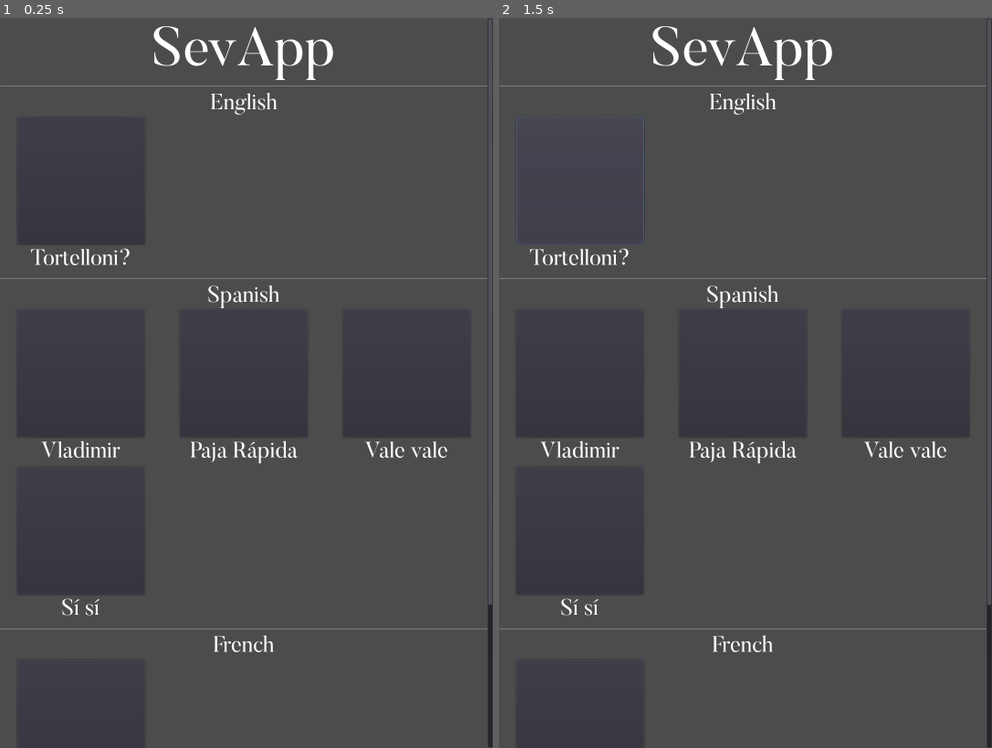
Above: before the commit, frames 1-2 (left to right).
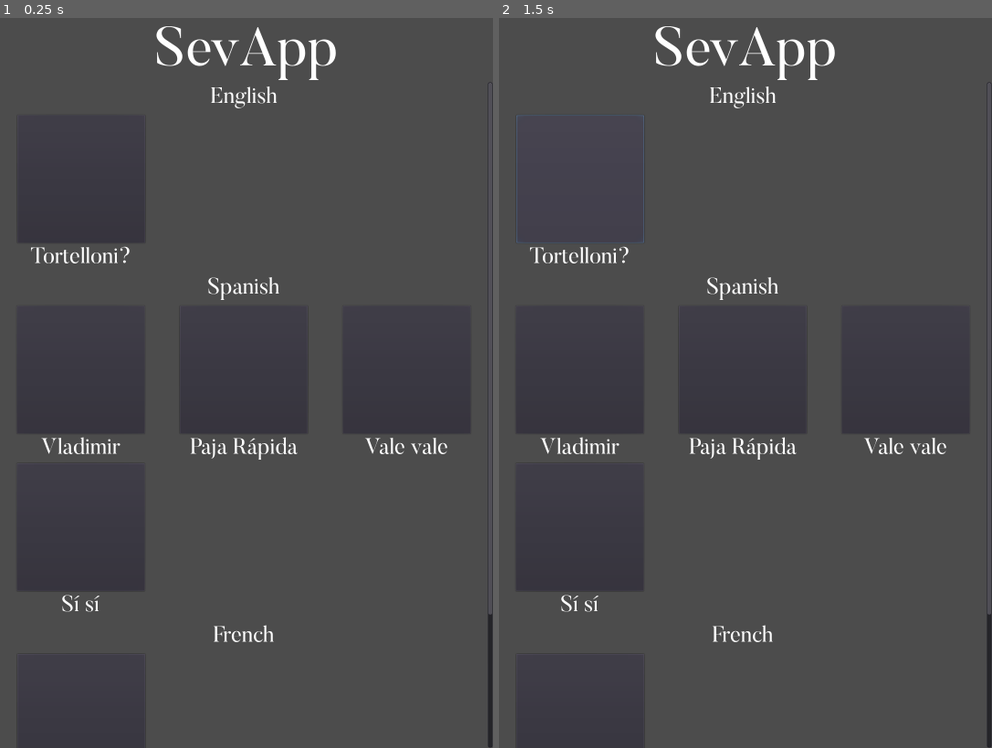
Above: after the commit, the same moments.

Repository: PKGaspi/SevApp
Game: Godot game, scene res://src/Main.tscn
Same seed, same stepped clock (60 frames per second), same inputs: the game is played once before the commit and once after it.
Inputs (mouse positions are in pixels of both pictures, inside the frame that each line leads up to):
- Up to frame 1 (0.25 s): no input
- Up to frame 2 (1.5 s): click (577, 178) at 0.52 s; click (577, 178) at 1.27 s

The runs differ from the first frame. In frame 1, 2.4% of the frame differs, in the area x 0-100%, y 0-87%; in frame 2, 2.4%.

Commit message:
Rearranged nodes

Diff:
--- a/project.godot
+++ b/project.godot
@@ -22,6 +22,7 @@
 
 config/name="SevApp"
 run/main_scene="res://src/Main.tscn"
+boot_splash/image="res://icon.png"
 config/icon="res://icon.png"
 
 [autoload]
--- a/src/Main.gd
+++ b/src/Main.gd
@@ -6,7 +6,8 @@
 const SOUNDS_PATH = "res://res/sounds"
 
 
-onready var _buttons_containers_node = $ScrollContainer/VBoxContainer
+onready var _buttons_containers_node = $VBoxContainer/ScrollContainer/VBoxContainer
+onready var _scroll_container_node = $VBoxContainer/ScrollContainer
 
 
 func _ready() -> void:
@@ -40,20 +41,24 @@
 		container.sort_custom(self, "sorter")
 		# Create a new container for this language
 		var vbox = VBoxContainer.new()
+		vbox.name = "%sVBoxContainer" % global.language_names[i]
+		var margin = MarginContainer.new()
+		margin.add_constant_override("margin_bottom", 10)
+		margin.add_constant_override("margin_top", 10)
+		margin.name = "LanguageMarginContainer"
 		var label = Label.new()
 		label.text = global.language_names[i]
 		label.add_font_override("font", FONT)
 		label.valign = Label.VALIGN_CENTER
 		label.align = Label.ALIGN_CENTER
-		var separator = HSeparator.new()
-		separator.add_constant_override("separation", 20)
+		label.name = "LanguageLabel"
 		var grid = GridContainer.new()
 		grid.columns = 3
-		grid.name = global.language_names[i]
+		grid.name = "ButtonsGrid"
 		# Add nodes to the scene
 		_buttons_containers_node.add_child(vbox)
-		vbox.add_child(separator)
-		vbox.add_child(label)
+		vbox.add_child(margin)
+		margin.add_child(label)
 		vbox.add_child(grid)
 		i += 1
 		for button in container:
--- a/src/Main.tscn
+++ b/src/Main.tscn
@@ -11,31 +11,20 @@
 "_edit_use_anchors_": false
 }
 
-[node name="ScrollContainer" type="ScrollContainer" parent="."]
+[node name="VBoxContainer" type="VBoxContainer" parent="."]
 anchor_right = 1.0
 anchor_bottom = 1.0
-follow_focus = true
-scroll_horizontal_enabled = false
 __meta__ = {
 "_edit_use_anchors_": false
 }
 
-[node name="VBoxContainer" type="VBoxContainer" parent="ScrollContainer"]
-margin_right = 1080.0
-margin_bottom = 1920.0
-size_flags_horizontal = 3
-size_flags_vertical = 3
-__meta__ = {
-"_edit_use_anchors_": false
-}
-
-[node name="MarginContainer" type="MarginContainer" parent="ScrollContainer/VBoxContainer"]
+[node name="TitleMarginContainer" type="MarginContainer" parent="VBoxContainer"]
 margin_right = 1080.0
 margin_bottom = 136.0
 custom_constants/margin_top = 15
 custom_constants/margin_bottom = 0
 
-[node name="Label" type="Label" parent="ScrollContainer/VBoxContainer/MarginContainer"]
+[node name="TitleLabel" type="Label" parent="VBoxContainer/TitleMarginContainer"]
 margin_top = 15.0
 margin_right = 1080.0
 margin_bottom = 136.0
@@ -43,3 +32,23 @@
 text = "SevApp"
 align = 1
 valign = 1
+
+[node name="ScrollContainer" type="ScrollContainer" parent="VBoxContainer"]
+margin_top = 140.0
+margin_right = 1080.0
+margin_bottom = 1920.0
+size_flags_vertical = 3
+follow_focus = true
+scroll_horizontal_enabled = false
+__meta__ = {
+"_edit_use_anchors_": false
+}
+
+[node name="VBoxContainer" type="VBoxContainer" parent="VBoxContainer/ScrollContainer"]
+margin_right = 1080.0
+margin_bottom = 1780.0
+size_flags_horizontal = 3
+size_flags_vertical = 3
+__meta__ = {
+"_edit_use_anchors_": false
+}
